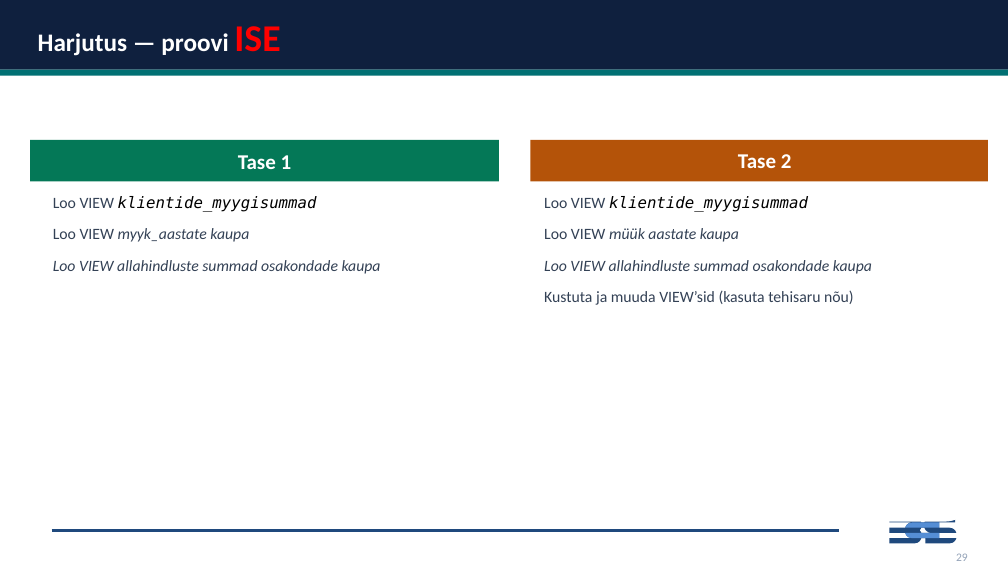
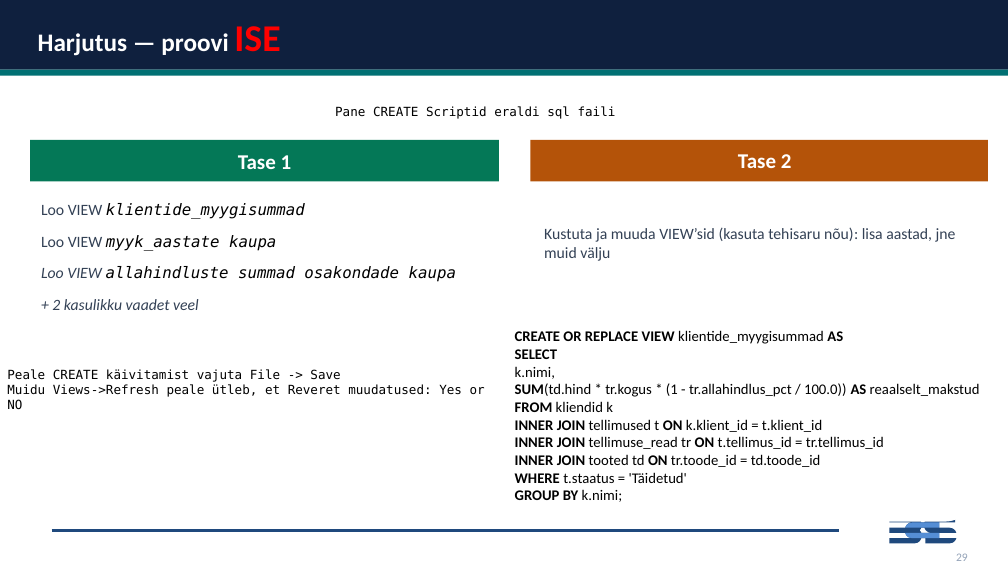
Before and after one commit to emilieabel/andmetarkus, a slide deck: slide 39 of Materjalid/Day8 SQL/8-paev-andmetarkus-esitlus.pptx. Drawn at 1008x567 pixels with LibreOffice and Linux fonts; fonts in the diff are those of the drawing. Boxes give left, top, right and bottom in pixels: in the first picture for what was removed or moved away, otherwise in the second. Text is boxed around its words. In the diff, an @@ line names an element or a change of style, - is before the commit and + after.

```diff
--- a/Materjalid/Day8 SQL/8-paev-andmetarkus-esitlus.pptx
+++ b/Materjalid/Day8 SQL/8-paev-andmetarkus-esitlus.pptx
@@ text added at (335,106,616,119), 12 pt, text #000000 @@
+Pane CREATE Scriptid eraldi sql faili
@@ text "Loo VIEW klientide_myygisummad": place and size @@
-text "Loo VIEW klientide_myygisummad" at (53,196,381,274)
+text "Loo VIEW klientide_myygisummad" at (41,203,456,310)
@@ text at (41,235,456,282): font Calibri to DejaVu Sans Mono, text colour #334155 to #000000 in "myyk_aastate kaupa", "allahindluste summad osakondade kaupa" @@
@@ text at (544,227,956,261): text changed; italic off @@
-Loo VIEW klientide_myygisummad
-Loo VIEW müük aastate kaupa
-Loo VIEW allahindluste summad osakondade kaupa
-Kustuta ja muuda VIEW’sid (kasuta tehisaru nõu)
+Kustuta ja muuda VIEW’sid (kasuta tehisaru nõu): lisa aastad, jne muid välju
@@ text at (52,299,199,310): paragraph added @@
++ 2 kasulikku vaadet veel
@@ text added at (515,330,980,502), 14 pt, text #000000 @@
+CREATE OR REPLACE VIEW klientide_myygisummad AS
+SELECT
+k.nimi,
+SUM(td.hind * tr.kogus * (1 - tr.allahindlus_pct / 100.0)) AS reaalselt_makstud
+FROM kliendid k
+INNER JOIN tellimused t ON k.klient_id = t.klient_id
+INNER JOIN tellimuse_read tr ON t.tellimus_id = tr.tellimus_id
+INNER JOIN tooted td ON tr.toode_id = td.toode_id
+WHERE t.staatus = 'Täidetud'
+GROUP BY k.nimi;
@@ text added at (7,369,485,410), 12 pt, text #000000 @@
+Peale CREATE käivitamist vajuta File -> Save
+Muidu Views->Refresh peale ütleb, et Reveret muudatused: Yes or NO
```
Also in this commit, not shown: 1 other slide changed, 2 other files.
